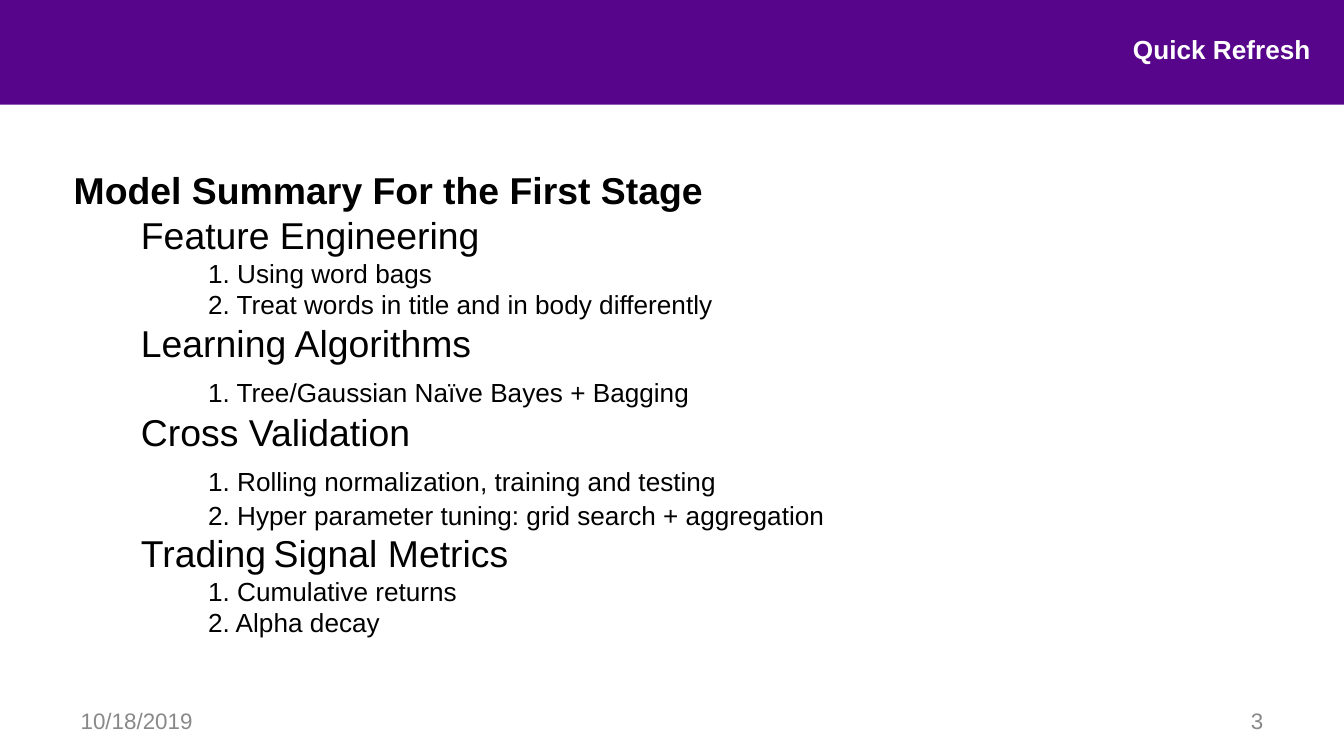
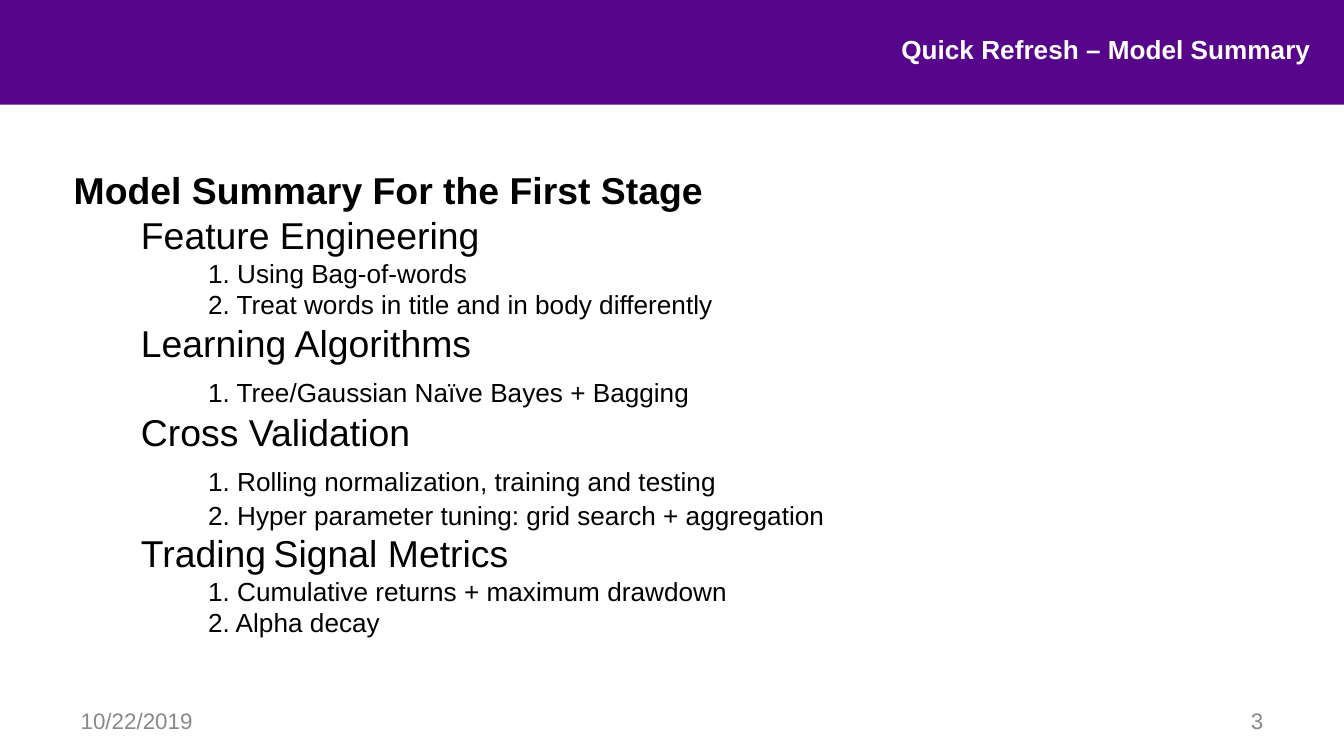
Before and after one commit to hhy845914111/NLP-Project, a slide deck: slide 3 of final_pre.pptx. Drawn at 1344x756 pixels with LibreOffice and Linux fonts; fonts in the diff are those of the drawing; background and template pictures are left out. Boxes give left, top, right and bottom in pixels: in the first picture for what was removed or moved away, otherwise in the second. Text is boxed around its words. In the diff, an @@ line names an element or a change of style, - is before the commit and + after.

```diff
--- a/final_pre.pptx
+++ b/final_pre.pptx
@@ text at bbox=[901, 40, 1310, 65]: text changed @@
-Quick Refresh
+Quick Refresh – Model Summary
@@ text at bbox=[208, 264, 467, 289]: text changed @@
-    1. Using word bags
+    1. Using Bag-of-words
@@ text at bbox=[208, 582, 726, 602]: text changed @@
-1. Cumulative returns
+1. Cumulative returns + maximum drawdown
@@ text at bbox=[81, 713, 193, 729]: text changed @@
-10/18/2019
+10/22/2019
```
Also in this commit, not shown: 13 other slides changed, 3 slides added, 6 other files.
